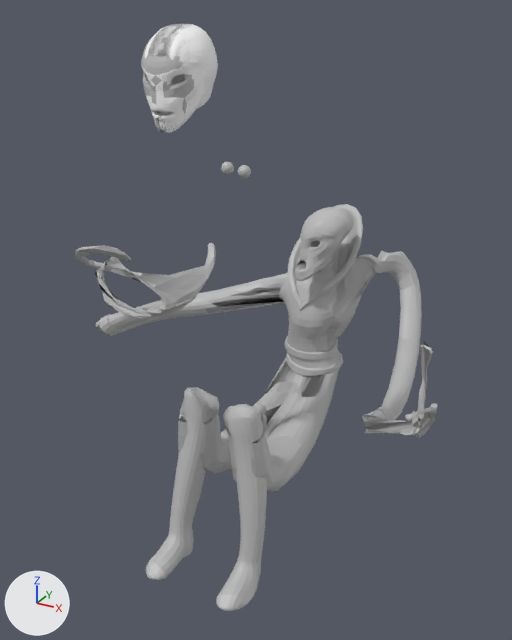
The FBX model DIVORCE/Assets/Assets/Characters/Venus/Animations/Venus Happy.fbx: old version first, new version second.
Before and after are seen from a 50 mm lens placed at (1.19, -1.79, 1.99), pointed at (-0.01, 0.39, 0.9). The lights are fixed; the arrows at lower left show +X, +Y and +Z. Both versions are drawn at frame 32 of the action 'Take 001'; the numbers are the values there.

In view in the first picture: 'Venus_sittingBase:Venus_BaseHead', 'Venus_sittingBase:Venus_BaseMesh', 'Venus_sittingBase:Venus_Mesh', 'Venus_sittingBase:pSphere1', 'Venus_sittingBase:pSphere2'.
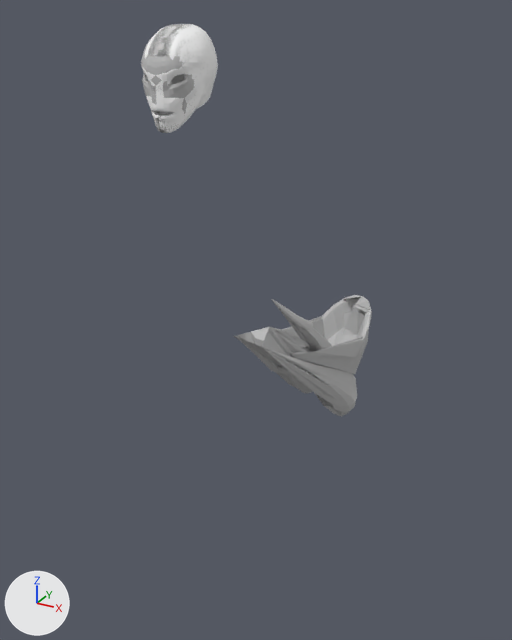
Boxes (x1, y1, x2, y2) around the edits, measured in the pictures (512 x 640 px):
'Venus_sittingBase:Venus_Mesh', deleted
    before: (75, 204, 437, 611)
'Venus_Mesh', added
    after: (234, 295, 372, 416)
'Venus_sittingBase:pSphere1', moved, turned, rescaled (not visible afterwards)
    before: (238, 165, 251, 179)
'Venus_sittingBase:pSphere2', moved, turned, rescaled (not visible afterwards)
    before: (221, 161, 234, 175)

The edits, one by one:
Mesh me_mesh_003_1 is new.
It has 6452 vertices, 6407 faces and spans x -10.7..26.7, y 30.8..94.9, z -105.7..-33.7.
It uses material mat_venus_sittingbase_lambert2 (grey #bcbcbc).
Object 'Venus_sittingBase:Venus_Mesh' (ob_venus_sittingbase_venus_mesh) is deleted.
Object 'Venus_sittingBase:pSphere1' (ob_venus_sittingbase_psphere1) moves from (-0.013, 0.315, 1.478) to (0.003, 0.491, 0.952).
Object 'Venus_sittingBase:pSphere1' (ob_venus_sittingbase_psphere1) turns from (180, 0, 2.9) to (180, 0, 3.9) degrees about x, y and z.
Object 'Venus_sittingBase:pSphere1' (ob_venus_sittingbase_psphere1) is rescaled from (0.000228, 0.000228, 0.000228) to (0.0, 0.0, 0.0).
Object 'Venus_sittingBase:pSphere2' (ob_venus_sittingbase_psphere2) moves from (-0.098, 0.346, 1.477) to (0.003, 0.491, 0.952).
Object 'Venus_sittingBase:pSphere2' (ob_venus_sittingbase_psphere2) turns from (180, 0, 4.3) to (179, 0, 2.8) degrees about x, y and z.
Object 'Venus_sittingBase:pSphere2' (ob_venus_sittingbase_psphere2) is rescaled from (0.000228, 0.000228, 0.000228) to (0.0, 0.0, 0.0).
Object 'Venus_Mesh' (ob_venus_mesh) is new; it shows me_mesh_003_1.
Its location is (0.0, 0.0, 0.0).
Its rotation in degrees is (90, 0, 0).
Its scale is (0.01, 0.01, 0.01).
